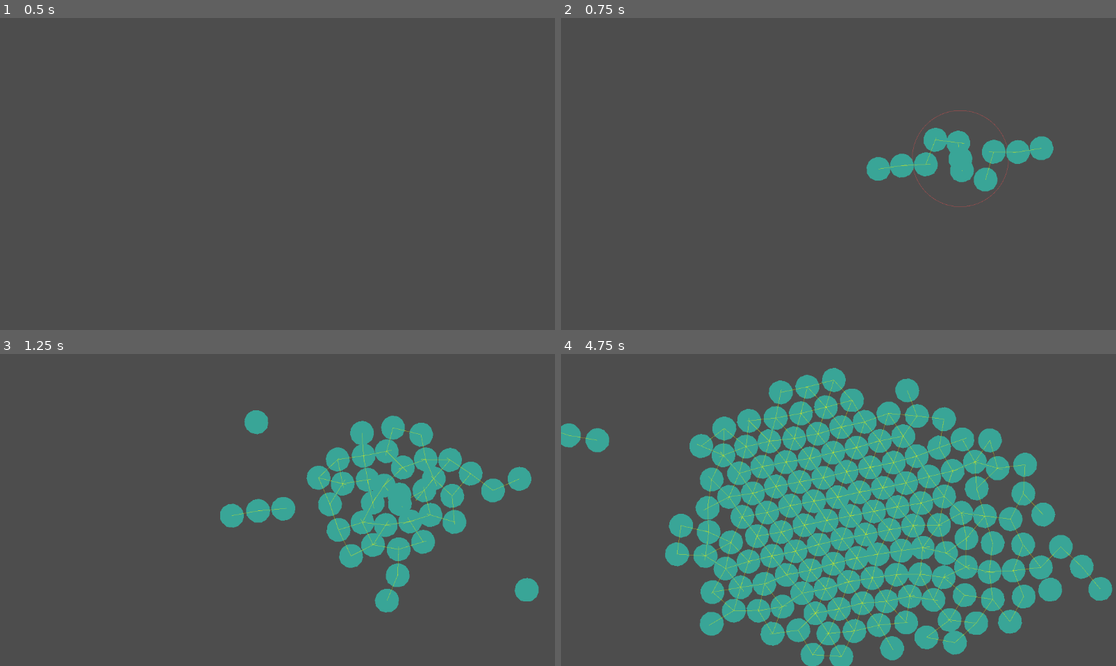
Above: before the commit, frames 1-4 (two rows, left to right).
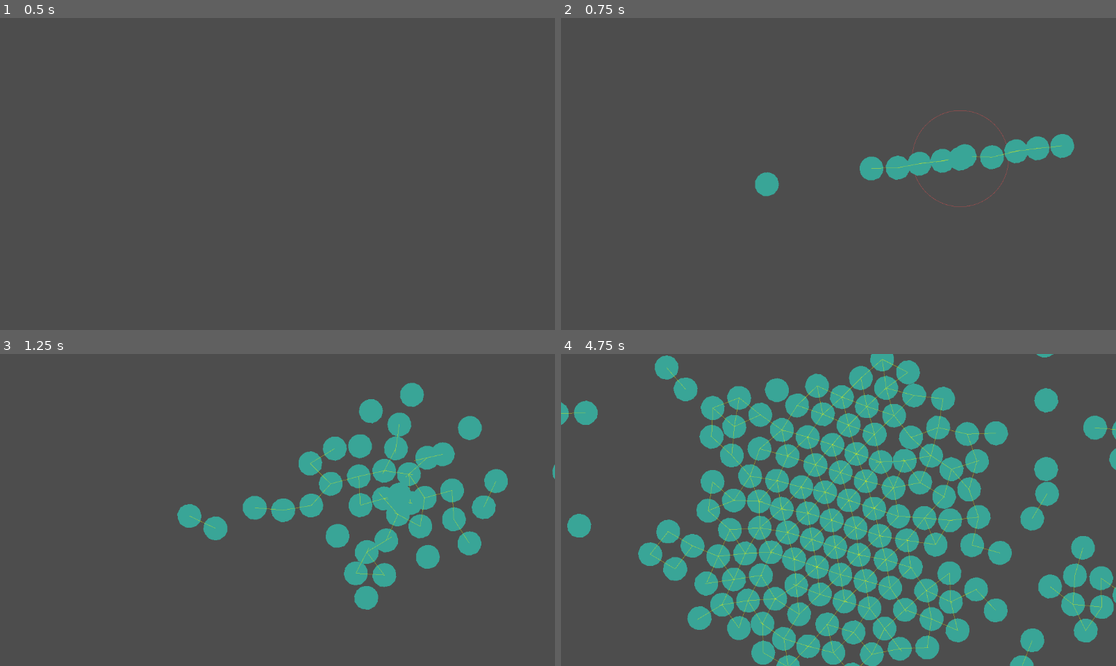
Above: after the commit, the same moments.

Repository: aeriab/testing-joints
Game: Godot game, scene res://game.tscn
Two runs of this game, one before a commit and one after it. Both use one fixed random seed, a clock stepped at 60 frames per second and the inputs below.
Inputs (mouse positions are in pixels of both pictures, inside the frame that each line leads up to):
- Up to frame 1 (0.5 s): no input
- Up to frame 2 (0.75 s): tap Enter at 0.5 s; move the mouse to (960, 158) at 0.52 s; hold T (spawn) from 0.53 s (still down); click (960, 158) at 0.67 s
- Up to frame 3 (1.25 s): keep holding T (spawn)
- Up to frame 4 (4.75 s): move the mouse to (727, 525) at 1.27 s; release T (spawn) at 1.28 s; tap T (spawn) at 1.35, 2.85, 4.35 s; click (727, 525) at 1.42 s; move the mouse to (894, 441) at 2.02 s; hold T (spawn) 2.03-2.78 s; click (894, 441) at 2.17 s; move the mouse to (810, 572) at 2.77 s; click (810, 572) at 2.92 s; move the mouse to (1005, 556) at 3.52 s; hold T (spawn) 3.53-4.28 s; click (1005, 556) at 3.67 s; move the mouse to (672, 463) at 4.27 s; click (672, 463) at 4.42 s

Frame 1 is identical in both runs. In frame 2, 2.3% of the frame differs, in the area x 34-93%, y 35-58%; in frame 3, 11%; in frame 4, 35%, in the area x 0-100%, y 0-100%.

Commit message:
added repulsion to the rope spring which fixed pressure

Diff:
--- a/Stone.gd
+++ b/Stone.gd
@@ -32,6 +32,7 @@
 @export_group("Spring", "_spring")
 @export var spring_stiffness: float = 500.0
 @export var spring_damping: float = 5.0
+@export var rope_strength: float = 5.0
 
 var radius: float = 50
 
@@ -49,6 +50,6 @@
 				rope_joint.body1 = self
 				rope_joint.body2 = body
 				rope_joint.pull_back_distance = joint_distance
-				rope_joint.disconnect_distance = joint_distance + 5.0
+				rope_joint.disconnect_distance = joint_distance + rope_strength
 				rope_joint.spring_stiffness = spring_stiffness
 				rope_joint.spring_damping = spring_damping
--- a/rope_joint.gd
+++ b/rope_joint.gd
@@ -1,14 +1,21 @@
 class_name RopeJoint
 extends Node2D
-
 @export var body1: RigidBody2D
 @export var body2: RigidBody2D
-
 @export var pull_back_distance: float
 @export var disconnect_distance: float
-
 @export var spring_stiffness: float = 50.0
 @export var spring_damping: float = 5.0
+
+## How strongly stones repel when compressed # 20000.0 works
+@export var repulsion_strength: float = 25000.0
+
+## The distance at which repulsion becomes near-infinite (sum of radii)
+var contact_distance: float
+
+func _ready() -> void:
+	if body1 and body2:
+		contact_distance = body1.radius + body2.radius
 
 func _physics_process(delta: float) -> void:
 	var diff := body2.global_position - body1.global_position
@@ -24,25 +31,38 @@
 		var mid := (body1.global_position + body2.global_position) / 2.0
 		body1.global_position = mid - dir * pull_back_distance / 2.0
 		body2.global_position = mid + dir * pull_back_distance / 2.0
+		dist = pull_back_distance
 
-	# Soft spring — pull toward rest length
 	if dist > 0.01:
 		var dir := diff / dist
+
+		# Soft spring — pull toward rest length when stretched
 		var displacement := dist - pull_back_distance
 		var relative_vel := body2.linear_velocity - body1.linear_velocity
 		var vel_along := relative_vel.dot(dir)
+		var spring_force := dir * (displacement * spring_stiffness + vel_along * spring_damping)
 
-		var force := dir * (displacement * spring_stiffness + vel_along * spring_damping)
-		body1.apply_central_force(force)
-		body2.apply_central_force(-force)
+		# Repulsion — pushes apart when compressed below rest length
+		var repulsion_force := Vector2.ZERO
+		if dist < pull_back_distance:
+
+			# How far into the "forbidden zone" between rest and contact
+			# Goes from 0.0 (at rest length) to 1.0 (at contact)
+			var compress_ratio := 1.0 - ((dist - contact_distance) / (pull_back_distance - contact_distance))
+			compress_ratio = clampf(compress_ratio, 0.0, 0.99)
+
+			# 1/(1-x) curve — approaches infinity as stones approach contact
+			var repulsion_magnitude := repulsion_strength * (1.0 / (1.0 - compress_ratio) - 1.0)
+			repulsion_force = -dir * repulsion_magnitude
+			#print("repulsion force: " + str(repulsion_force))
+
+		body1.apply_central_force(spring_force + repulsion_force)
+		body2.apply_central_force(-spring_force - repulsion_force)
 
 	queue_redraw()
 
-
-
 func _draw() -> void:
 	if body1 and body2:
-		var dir: Vector2 = Vector2 (	body2.global_position.x - body1.global_position.x,
-										body2.global_position.y - body1.global_position.y).normalized()
+		var dir: Vector2 = (body2.global_position - body1.global_position).normalized()
 		var local_start := to_local(body1.global_position)
 		draw_line(local_start, local_start + dir * pull_back_distance, Color(1, 1, 0, 0.4), 2.0)
--- a/stone.tscn
+++ b/stone.tscn
@@ -23,6 +23,7 @@
 rope_joint_scene = ExtResource("2_rq0vd")
 separation = 20.0
 spring_stiffness = 100.0
+rope_strength = 7.0
 
 [node name="CollisionShape2D" type="CollisionShape2D" parent="." unique_id=2017897169]
 shape = SubResource("CircleShape2D_mwb40")
